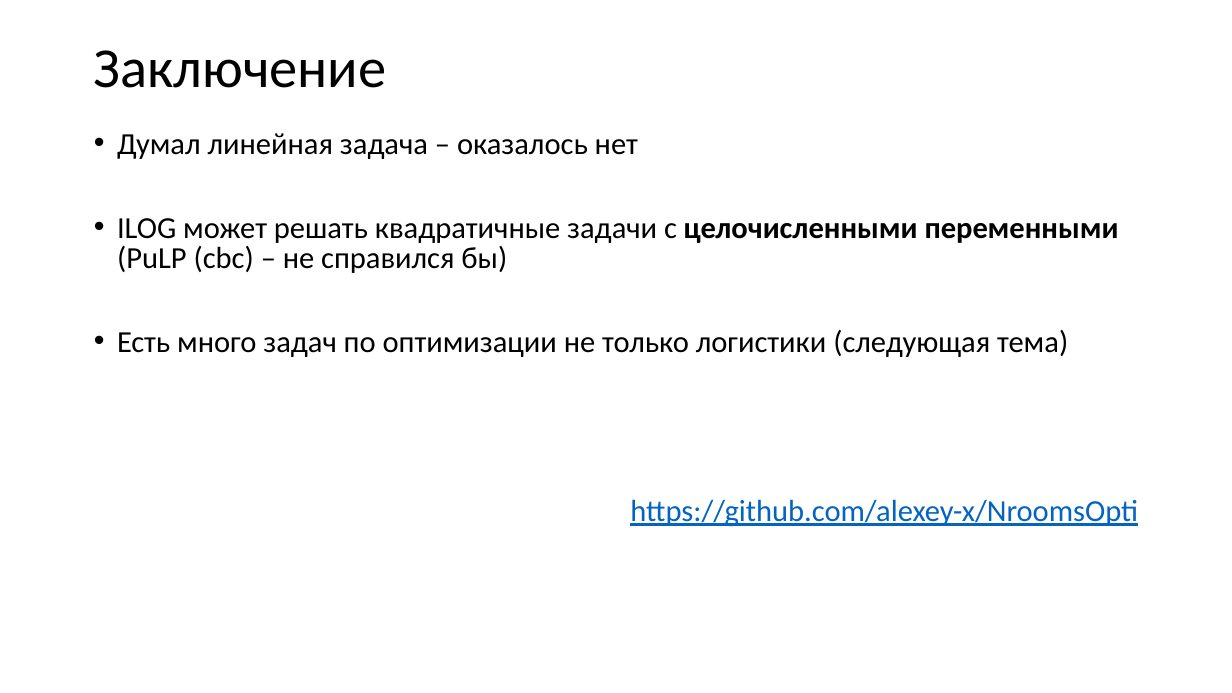
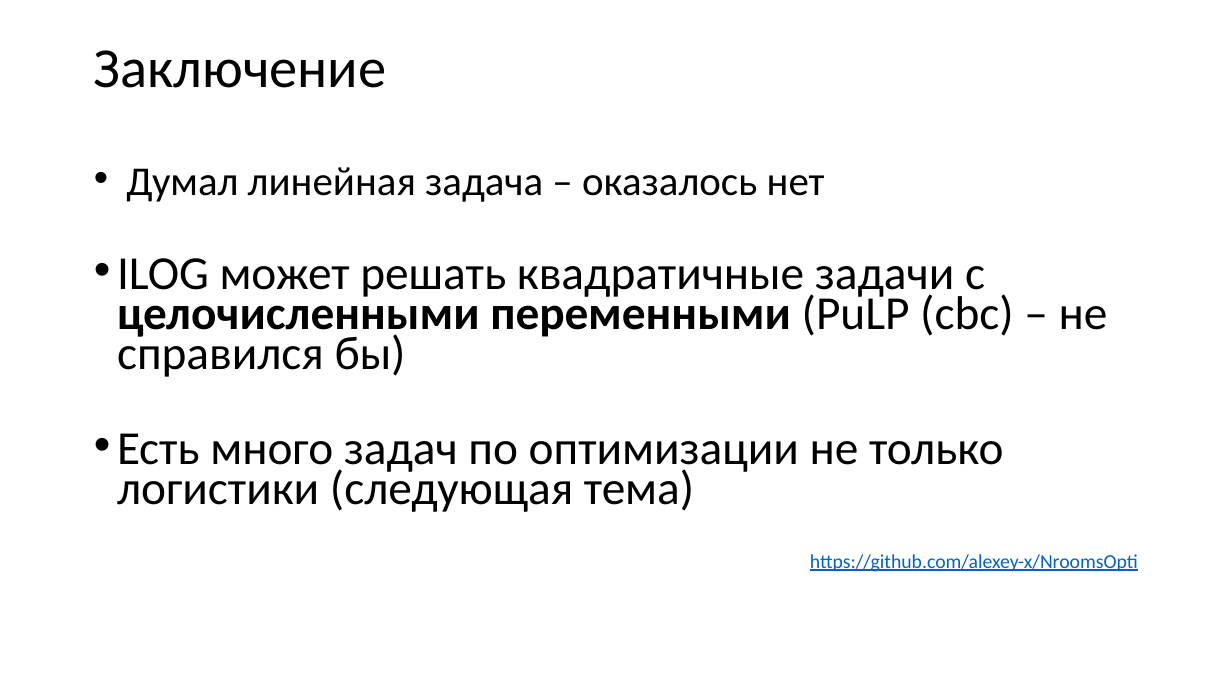
Before and after one commit to alexey-x/NroomsOpti, a slide deck: slide 18 of presentation/NroomsOpti.pptx. Drawn at 1232x693 pixels with LibreOffice and Linux fonts; fonts in the diff are those of the drawing. Boxes give left, top, right and bottom in pixels: in the first picture for what was removed or moved away, otherwise in the second. Text is boxed around its words. In the diff, an @@ line names an element or a change of style, - is before the commit and + after.

```diff
--- a/presentation/NroomsOpti.pptx
+++ b/presentation/NroomsOpti.pptx
@@ text "Думал линейная задача – оказалось ..." at (117, 167, 1138, 572): size 23.8 to 31.9 pt in "Думал линейная задача – оказалось нет"; size 23.8 to 36.9 pt in "ILOG может решать квадратичные задачи с целочисленными ...", "Есть много задач по оптимизации не только ..."; size 23.8 to 15.4 pt in "https://github.com/alexey-x/NroomsOpti"; line spacing 0.8 to 0.7 @@
```
Also in this commit, not shown: 1 slide added, 1 slide removed, 8 other files.
